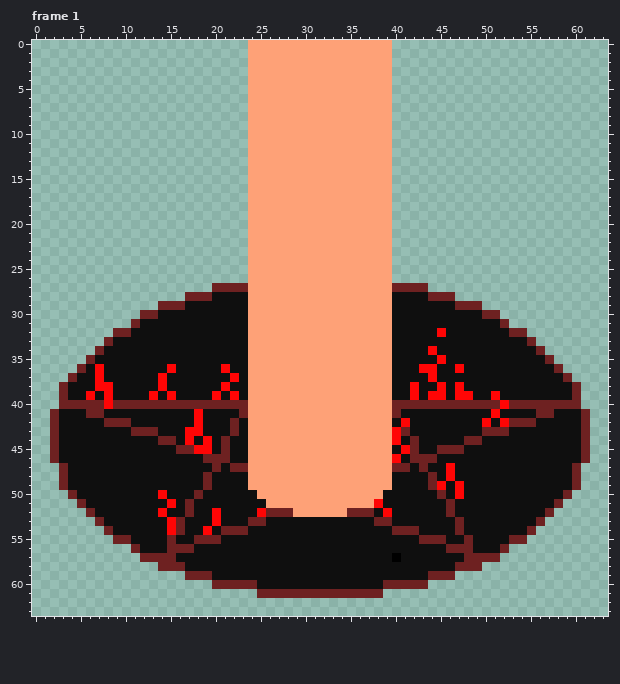
Edited in one commit: pixel-art file (assets/satanicCircle.ase). The picture above was drawn from the file before the commit.
64x64 pixels, 5 frames. Shown: frame 1. The commit also changed other frames, which this record leaves out.
Now the later version:
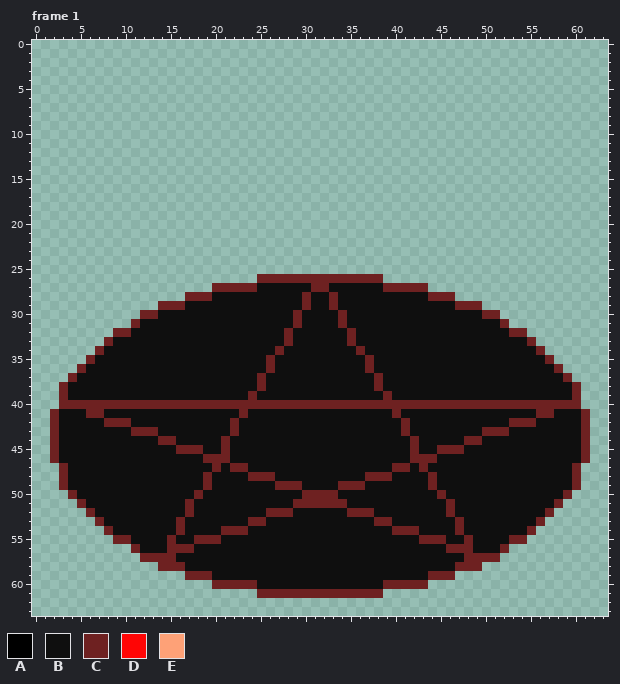
Palette (. is transparent): A #000000  B #0f0f0f  C #6e2121  D #ff0505  E #fea177
Change:
layer "Layer 2" now hidden
layer "beam" now hidden
Changed rows in their new state; - is an unchanged pixel.
Frame 1:
first column x 6:
 0 ------------------................-------------
 1 ------------------................-------------
 2 ------------------................-------------
 3 ------------------................-------------
 4 ------------------................-------------
 5 ------------------................-------------
 6 ------------------................-------------
 7 ------------------................-------------
 8 ------------------................-------------
 9 ------------------................-------------
10 ------------------................-------------
11 ------------------................-------------
12 ------------------................-------------
13 ------------------................-------------
14 ------------------................-------------
15 ------------------................-------------
16 ------------------................-------------
17 ------------------................-------------
18 ------------------................-------------
19 ------------------................-------------
20 ------------------................-------------
21 ------------------................-------------
22 ------------------................-------------
23 ------------------................-------------
24 ------------------................-------------
25 ------------------................-------------
26 ------------------.CCCCCCCCCCCCCC.-------------
27 ------------------CBBBBBBCCBBBBBBC-------------
28 ------------------BBBBBBCBBCBBBBBB-------------
29 ------------------BBBBBBCBBCBBBBBB-------------
30 ------------------BBBBBCBBBBCBBBBB-------------
31 ------------------BBBBBCBBBBCBBBBB-------------
32 ------------------BBBBCBBBBBBCBBBB-----B-------
33 ------------------BBBBCBBBBBBCBBBB-------------
34 ------------------BBBCBBBBBBBBCBBB----B--------
35 ------------------BBCBBBBBBBBBBCBB-----B-------
36 -B-------B-----B--BBCBBBBBBBBBBCBB---BB--B-----
37 -B------B-------B-BCBBBBBBBBBBBBCB----B--------
38 -BB-----B------B--BCBBBBBBBBBBBBCB--B--B-B-----
39 B-B----B-B----B-B-CBBBBBBBBBBBBBBC--B-BB-BB--B-
40 --C---------------CCCCCCCCCCCCCCCC------------C
41 ------------B-----BBBBBBBBBBBBBBBB-----------B-
42 ------------B-----BBBBBBBBBBBBBBBB-C--------B-B
43 -----------BB-----BBBBBBBBBBBBBBBBB------------
44 -----------B-B----BBBBBBBBBBBBBBBBB------------
45 ------------CB----BBBBBBBBBBBBBBBB-B-----------
46 ------------------BBBBBBBBBBBBBBBBB------------
47 ------------------BBBBBBBBBBBBBBBB------B------
48 ------------------CCCBBBBBBBBBBCCC------B------
49 ------------------BBBCCCBBBBCCCBBB-----B-B-----
50 --------B----------BBBBBCCCCBBBBB--------B-----
51 ---------B----------BBBCCCCCCBBBB--------------
52 --------B-----B----B---BBBBBB----B-------------
53 ---------B----B--------------------------------
54 ---------B---B---------------------------------
57 ----------------------------------B------------
Changed places in both pictures, as pixel boxes (x1, y1, x2, y2):
changed: (149, 40, 509, 535)
changed: (86, 364, 113, 409)
changed: (392, 553, 401, 562)
